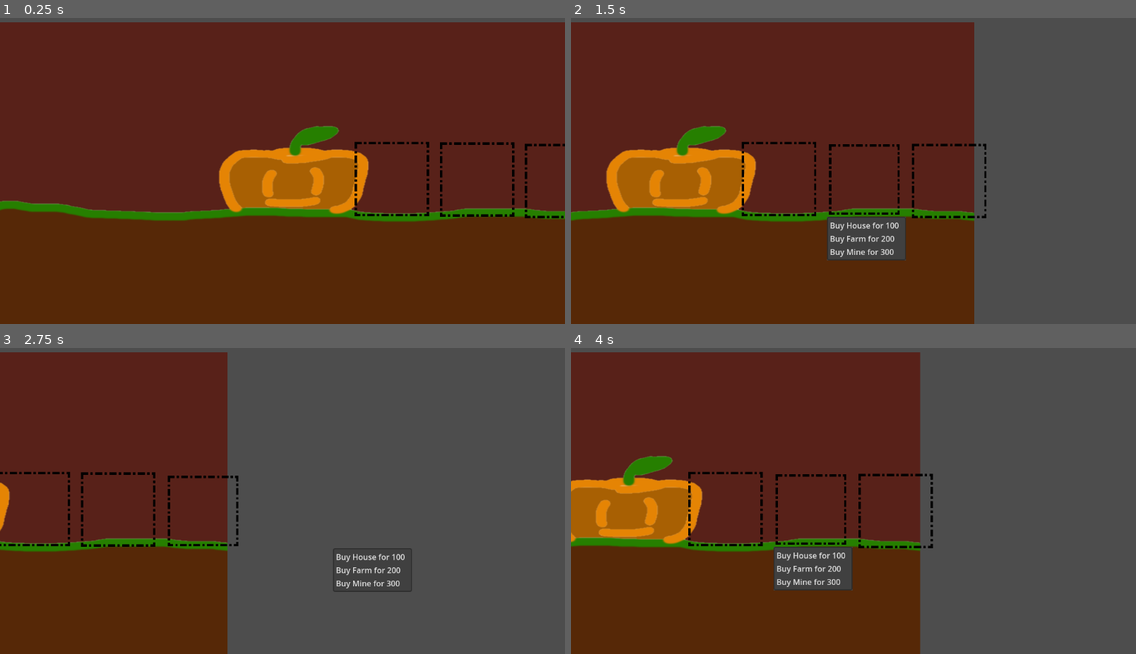
Above: before the commit, frames 1-4 (two rows, left to right).
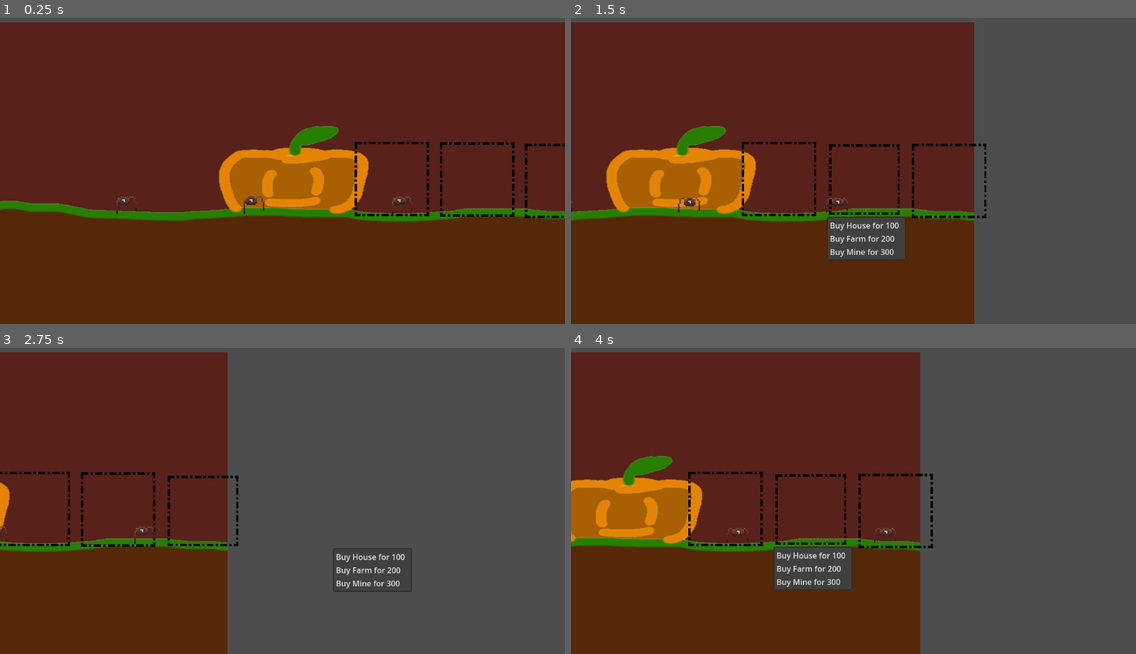
Above: after the commit, the same moments.

Repository: AncientEntity/LD56
Game: Godot game, scene res://Scenes/game_scene.tscn
Two runs of this game, one before a commit and one after it. Both use one fixed random seed, a clock stepped at 60 frames per second and the inputs below.
Inputs (mouse positions are in pixels of both pictures, inside the frame that each line leads up to):
- Up to frame 1 (0.25 s): no input
- Up to frame 2 (1.5 s): click (960, 180) at 0.5 s; click (864, 180) at 1.25 s
- Up to frame 3 (2.75 s): click (378, 510) at 2 s
- Up to frame 4 (4 s): click (604, 510) at 2.75 s; click (808, 510) at 3.5 s

The runs differ from the first frame. In frame 1, 0.1% of the frame differs, in the area x 20-73%, y 58-65%; in frame 2, 0.1%; in frame 3, less than 0.1%; in frame 4, less than 0.1%.

Commit message:
fixed scene

Diff:
--- a/Scenes/game_scene.tscn
+++ b/Scenes/game_scene.tscn
@@ -1,8 +1,15 @@
-[gd_scene load_steps=4 format=3 uid="uid://cvyo2haycvpii"]
+[gd_scene load_steps=7 format=3 uid="uid://c86371r6f6oh3"]
 
 [ext_resource type="Texture2D" uid="uid://dtpg4qetk3ev1" path="res://Assets/TempAssets/SimpleBackground.png" id="1_q0eq7"]
 [ext_resource type="PackedScene" uid="uid://c85brqjbs6xhp" path="res://Scenes/camera_2d.tscn" id="2_x5va0"]
 [ext_resource type="PackedScene" uid="uid://5oos01fy60ou" path="res://Scenes/tile_shop.tscn" id="4_c5o3u"]
+[ext_resource type="PackedScene" uid="uid://b7lnjnot2mw2x" path="res://Scenes/little_guy.tscn" id="4_xx35y"]
+
+[sub_resource type="RectangleShape2D" id="RectangleShape2D_vptux"]
+size = Vector2(950.89, 20)
+
+[sub_resource type="RectangleShape2D" id="RectangleShape2D_8a24s"]
+size = Vector2(20, 344.484)
 
 [node name="GameScene" type="Node2D"]
 
@@ -40,3 +47,40 @@
 offset_top = -70.0
 offset_right = 635.0
 offset_bottom = 82.0
+
+[node name="LittleGuy" parent="." instance=ExtResource("4_xx35y")]
+position = Vector2(-356, 43)
+
+[node name="LittleGuy2" parent="." instance=ExtResource("4_xx35y")]
+position = Vector2(-96, 44)
+
+[node name="LittleGuy3" parent="." instance=ExtResource("4_xx35y")]
+position = Vector2(206, 43)
+
+[node name="WORLD" type="Node" parent="."]
+
+[node name="Ground" type="StaticBody2D" parent="WORLD"]
+position = Vector2(0, 84)
+
+[node name="CollisionShape2D" type="CollisionShape2D" parent="WORLD/Ground"]
+position = Vector2(-1, 0)
+scale = Vector2(1.405, 1.405)
+shape = SubResource("RectangleShape2D_vptux")
+
+[node name="LeftWall" type="StaticBody2D" parent="WORLD"]
+unique_name_in_owner = true
+position = Vector2(-617, 17)
+
+[node name="CollisionShape2D" type="CollisionShape2D" parent="WORLD/LeftWall"]
+position = Vector2(-1, -141)
+scale = Vector2(1.405, 1.405)
+shape = SubResource("RectangleShape2D_8a24s")
+
+[node name="RightWall" type="StaticBody2D" parent="WORLD"]
+unique_name_in_owner = true
+position = Vector2(621, 26)
+
+[node name="CollisionShape2D" type="CollisionShape2D" parent="WORLD/RightWall"]
+position = Vector2(-1, -141)
+scale = Vector2(1.405, 1.405)
+shape = SubResource("RectangleShape2D_8a24s")
